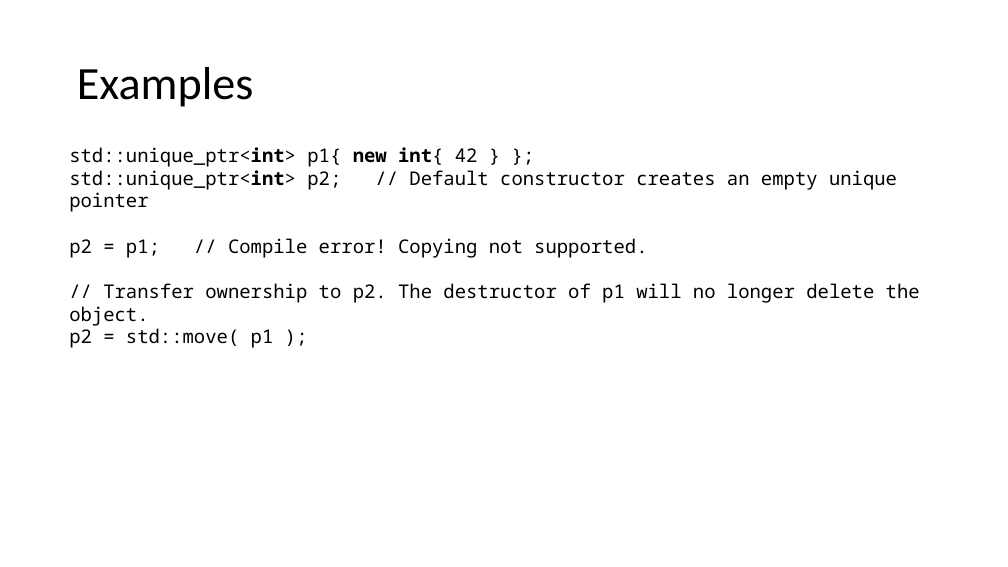
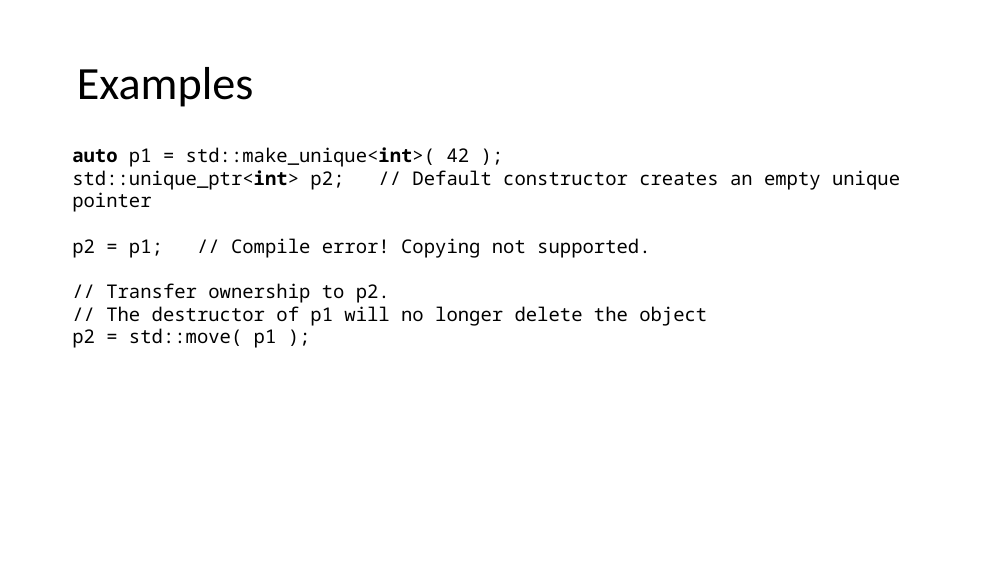
Before and after one commit to pchapin/cpp, a slide deck: slide 11 of Presentations/SmartPointers.pptx (slide 10 before the commit). Drawn at 1008x567 pixels with LibreOffice and Linux fonts; fonts in the diff are those of the drawing. Boxes give left, top, right and bottom in pixels: in the first picture for what was removed or moved away, otherwise in the second. Text is boxed around its words. In the diff, an @@ line names an element or a change of style, - is before the commit and + after.

```diff
--- a/Presentations/SmartPointers.pptx
+++ b/Presentations/SmartPointers.pptx
@@ text at (72,147,470,167): text changed @@
-std::unique_ptr<int> p1{ new int{ 42 } };
+auto p1 = std::make_unique<int>( 42 );
@@ text at (106,283,707,326): text changed @@
-// Transfer ownership to p2. The destructor of p1 will no longer delete the object.
+// Transfer ownership to p2.
+// The destructor of p1 will no longer delete the object
```
Also in this commit, not shown: 12 other slides changed, 5 slides added, 2 slides removed.
